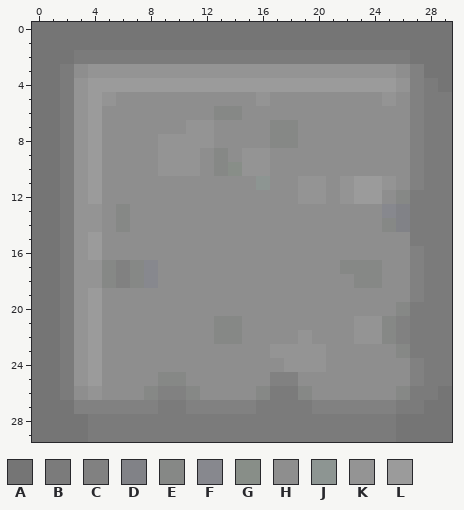
Pixel-art sprite -- data/images/traps/brick.png. The picture above is the old version.
The file is 30x30 pixels. Colours within 5 levels of each other are drawn and written as one.
Palette (. is transparent): A #757575  B #7b7b7b  C #818181  D #818287  E #868886  F #87888e  G #888e88  H #8e8e8e  J #8d9592  K #949494  L #9b9b9b
The same view after the edit:
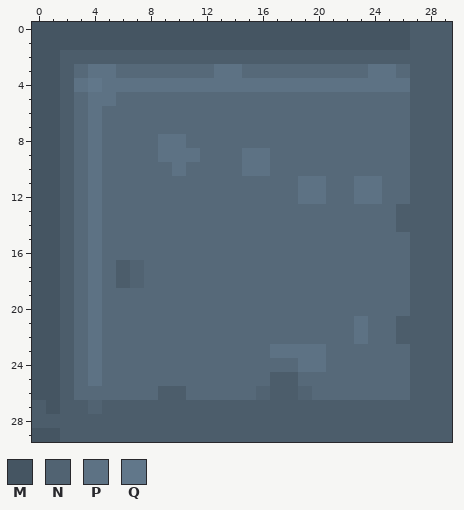
Colours new in this view: M #455562  N #516372  P #5d7284  Q #61778a
The edit:
colour B: #7b7b7b -> #4c5d6b
colour H: #8e8e8e -> #566979
y 0..1: x 0..29 AAAAAAAAAAAAAAAAAAAAAAAAAAAAAA -> MMMMMMMMMMMMMMMMMMMMMMMMMMMBBB
y 2: x 0..2 AAA -> MMB; x 27..29 AAA -> BBB
y 3: x 0..1 AA -> MM; x 4..25 KKKKKKKKKKKKKKKKKKKKKK -> PPHHHHHHHPPHHHHHHHHHPP; x 27..29 CAA -> BBB
y 4: x 0..1 AA -> MM; x 3..27 KLLLLLLLLLLLLLLLLLLLLLLKC -> PQPPPPPPPPPPPPPPPPPPPPPPB; x 29 A -> B
y 5: x 0..1 AA -> MM; x 3..5 KLK -> HPP; x 16 K -> H; x 25 K -> H; x 27 C -> B
y 6: x 0..1 AA -> MM; x 3..4 KL -> HP; x 13..14 EE -> HH; x 27 C -> B
y 7: x 0..1 AA -> MM; x 3..4 KL -> HP; x 11..12 KK -> HH; x 17..18 EE -> HH; x 27 C -> B
y 8: x 0..1 AA -> MM; x 3..4 KL -> HP; x 9..12 KKKK -> PPHH; x 17..18 EE -> HH; x 27 C -> B
y 9: x 0..1 AA -> MM; x 3..4 KL -> HP; x 9..11 KKK -> PPP; x 13 E -> H; x 15..16 KK -> PP; x 27 C -> B
y 10: x 0..1 AA -> MM; x 3..4 KL -> HP; x 9..11 KKK -> HPH; x 13..16 EGKK -> HHPP; x 27 C -> B
y 11: x 0..1 AA -> MM; x 3..4 KL -> HP; x 16 J -> H; x 19..20 KK -> PP; x 22..25 KLLK -> HPPH; x 27 C -> B
y 12: x 0..1 AA -> MM; x 3..4 KL -> HP; x 19..20 KK -> PP; x 22..24 KLL -> HPP; x 26 E -> H
y 13: x 0..1 AA -> MM; x 3..4 KK -> HP; x 6 E -> H; x 25..26 FD -> HB
y 14: x 0..1 AA -> MM; x 3..4 KK -> HP; x 6 E -> H; x 25..26 ED -> HB
y 15: x 0..1 AA -> MM; x 3..4 KL -> HP
y 16: x 0..1 AA -> MM; x 3..4 KL -> HP; x 27 C -> B
y 17: x 0..1 AA -> MM; x 3..8 KKECEF -> HPHBNH; x 22..24 EEE -> HHH; x 27 C -> B
y 18: x 0..1 AA -> MM; x 3..8 KKECEF -> HPHBNH; x 23..24 EE -> HH; x 27 C -> B
y 19: x 0..1 AA -> MM; x 3..4 KL -> HP; x 27 C -> B
y 20: x 0..1 AA -> MM; x 3..4 KL -> HP; x 26 E -> H
y 21: x 0..1 AA -> MM; x 3..4 KL -> HP; x 13..14 EE -> HH; x 23..26 KKEC -> PHHB
y 22: x 0..1 AA -> MM; x 3..4 KL -> HP; x 13..14 EE -> HH; x 19 K -> H; x 23..26 KKEC -> PHHB
y 23: x 0..1 AA -> MM; x 3..4 KL -> HP; x 17..20 KKKK -> PPPP; x 26 E -> H
y 24: x 0..1 AA -> MM; x 3..4 KL -> HP; x 18..20 KKK -> HPP; x 27 C -> B
y 25: x 0..1 AA -> MM; x 3..4 KL -> HP; x 9..10 EE -> HH; x 17..18 CC -> BB; x 27 C -> B
y 26: x 0..1 AA -> MM; x 4 K -> H; x 8..11 ECCE -> HBBH; x 16 E -> N; x 19 E -> N; x 26 E -> H; x 29 A -> B
y 27: x 0..8 AAACCCCCC -> BMBBNBBBB; x 11..15 CCCCC -> BBBBB; x 20..25 CCCCCC -> BBBBBB; x 28..29 AA -> BB
y 28: x 0..3 AAAA -> BBBB; x 26..29 AAAA -> BBBB
y 29: x 0..3 AAAA -> MMBB; x 26..29 AAAA -> BBBB
Boxes around the changes in both pictures, in picture pixels (x1, y1, x2, y2):
changed: (32, 22, 452, 442)
